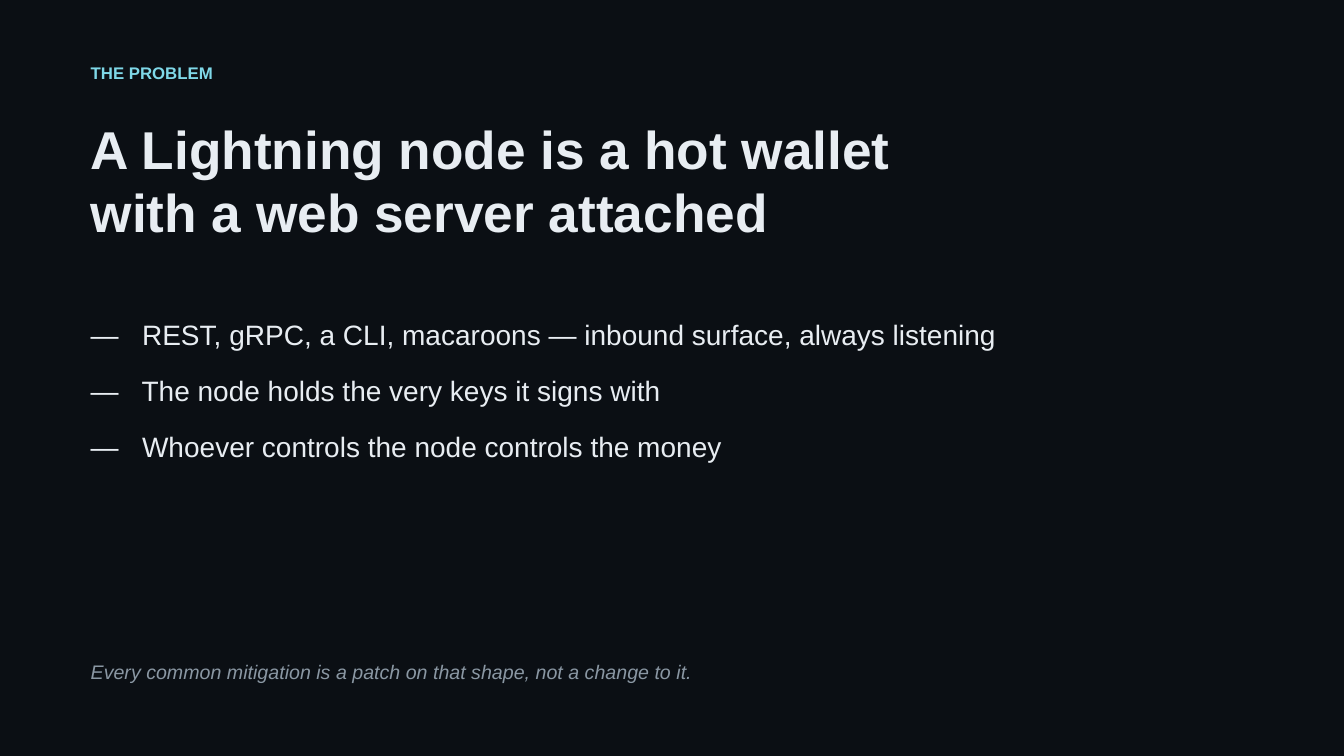
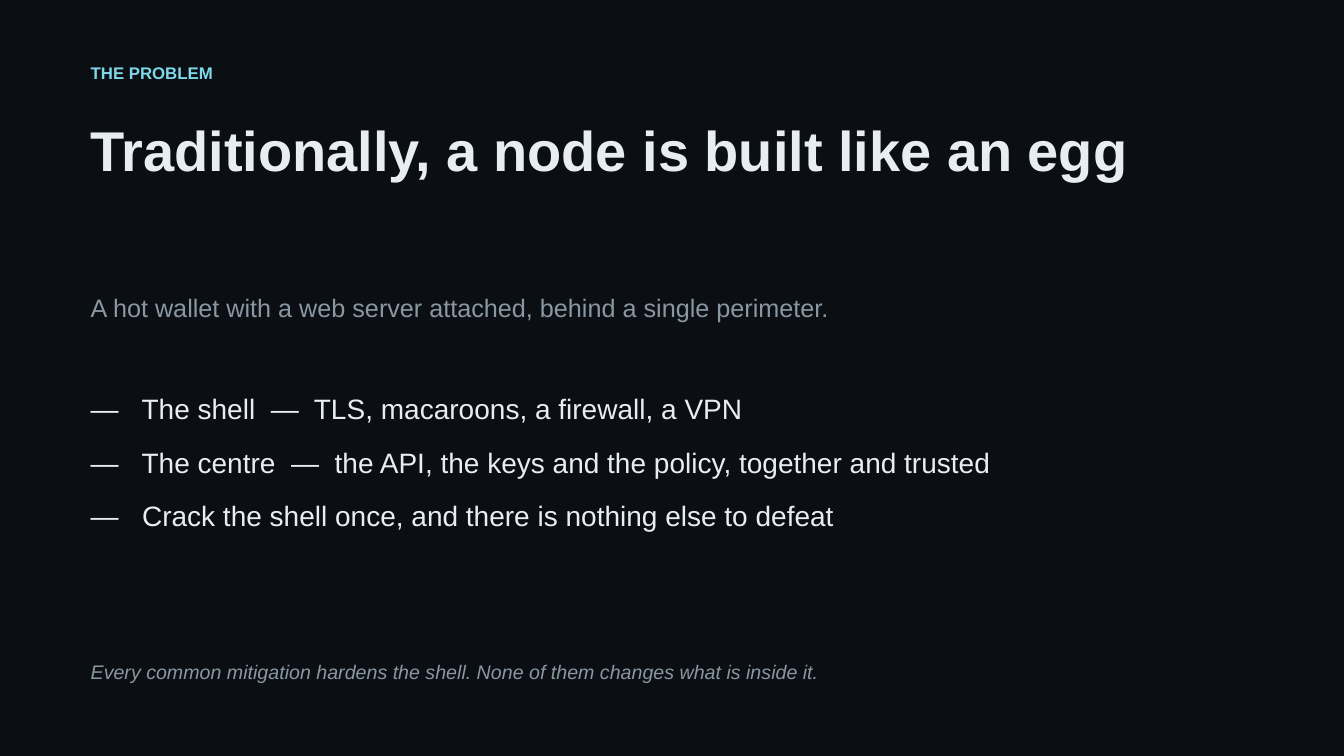
Before and after one commit to DarkWebDivingClub/dln-node, a slide deck: slide 2 of doc/diamond-lightning-node.pptx. Drawn at 1344x756 pixels with LibreOffice and Linux fonts; fonts in the diff are those of the drawing. Boxes give left, top, right and bottom in pixels: in the first picture for what was removed or moved away, otherwise in the second. Text is boxed around its words. In the diff, an @@ line names an element or a change of style, - is before the commit and + after.

Commit message:
Frame the deck on the egg
Traditionally a node is built like an egg: a hard shell — TLS,
macaroons, a firewall, a VPN — and inside it the API, the keys and the
policy, together and trusted. Crack the shell once and there is nothing
else to defeat.

This summer operators were afraid of an omelette, and two of the three
incidents were exactly that: a credential that could be stolen and an
interface that could be reached.

The metaphor carries the architecture better than the earlier framing
did, because it names what is actually different here — not a harder
shell, but no soft centre, the part worth stealing having never been
inside it.

```diff
--- a/doc/diamond-lightning-node.pptx
+++ b/doc/diamond-lightning-node.pptx
@@ text at (91,130,1127,181): text changed; size 38 to 40 pt @@
-A Lightning node is a hot wallet
-with a web server attached
+Traditionally, a node is built like an egg
@@ text at (91,299,990,531): text changed @@
-— REST, gRPC, a CLI, macaroons — inbound surface, always listening
-— The node holds the very keys it signs with
-— Whoever controls the node controls the money
+A hot wallet with a web server attached, behind a single perimeter.
+— The shell — TLS, macaroons, a firewall, a VPN
+— The centre — the API, the keys and the policy, together and trusted
+— Crack the shell once, and there is nothing else to defeat
@@ text at (91,665,818,683): text changed @@
-Every common mitigation is a patch on that shape, not a change to it.
+Every common mitigation hardens the shell. None of them changes what is inside it.
```
Also in this commit, not shown: 2 other slides changed.
